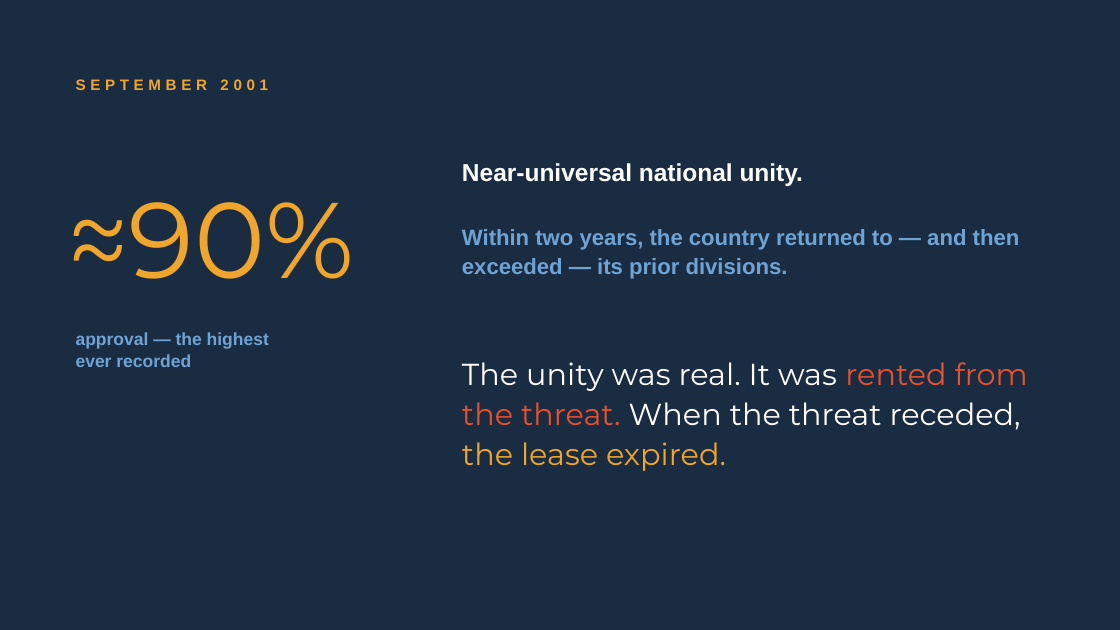
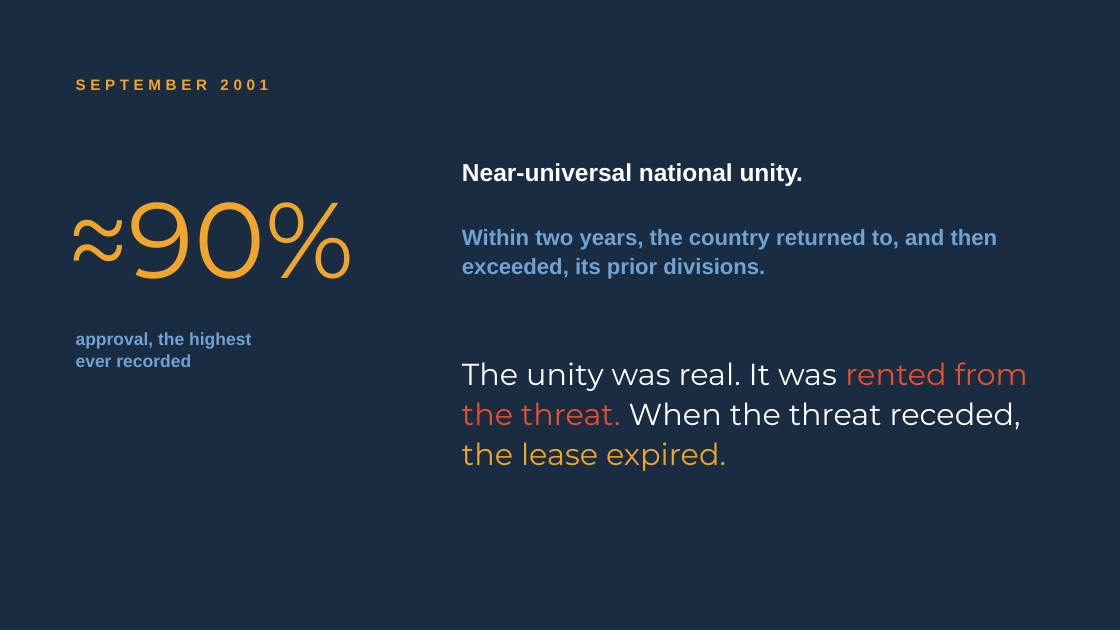
Before and after one commit to gaelin-sketch/belonging-assessment, a slide deck: slide 10 of slides/Session3_Anchored_Belonging_That_Survives_Change.pptx. Drawn at 1120x630 pixels with LibreOffice and Linux fonts; fonts in the diff are those of the drawing. Boxes give left, top, right and bottom in pixels: in the first picture for what was removed or moved away, otherwise in the second. Text is boxed around its words. In the diff, an @@ line names an element or a change of style, - is before the commit and + after.

```diff
--- a/slides/Session3_Anchored_Belonging_That_Survives_Change.pptx
+++ b/slides/Session3_Anchored_Belonging_That_Survives_Change.pptx
@@ text at (x1=462, y1=229, x2=998, y2=279): text changed @@
-Within two years, the country returned to — and then exceeded — its prior divisions.
+Within two years, the country returned to, and then exceeded, its prior divisions.
@@ text at (x1=76, y1=332, x2=251, y2=349): text changed @@
-approval — the highest
+approval, the highest
```
Also in this commit, not shown: 11 other slides changed, 1 other file.
